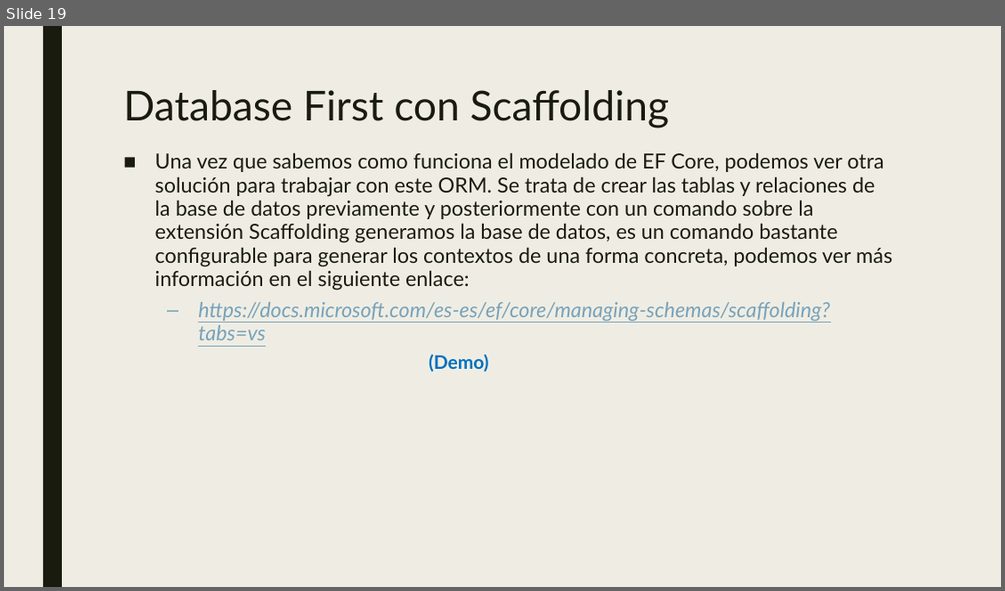
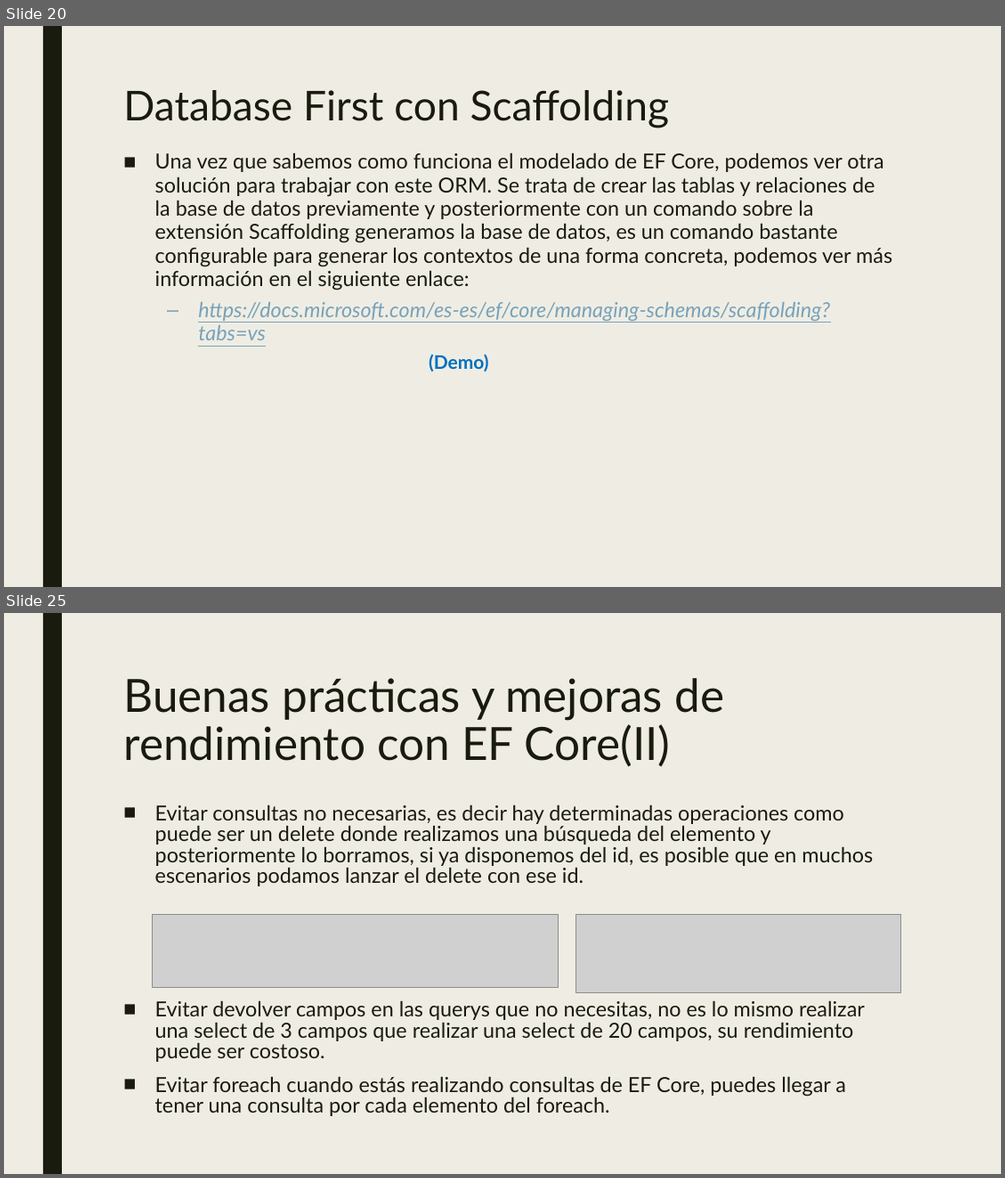
Before and after one commit to dadjh85/Demo5-Curso-.NetCore3.1, a slide deck: doc/Demo5- Curso .NET Core.pptx. Shown one above the other, each under a label of ours: slide 19 before the commit, slides 20 and 25 after it; the slides between them are not shown. The pictures are 1005x591 and 1005x1178 pixels, drawn with LibreOffice and Linux fonts; fonts in the diff are those of the drawing; grey boxes stand for pictures. Boxes give left, top, right and bottom in pixels: in the first picture for what was removed or moved away, otherwise in the second. Text is boxed around its words. In the diff, an @@ line names an element or a change of style, - is before the commit and + after.

```diff
--- a/doc/Demo5- Curso .NET Core.pptx
+++ b/doc/Demo5- Curso .NET Core.pptx
@@ slide 25 added at (4,613,1001,1174), background #EFEDE3; not listed: 1 template element that a slide beside it also shows @@
@@ title added at (123,678,724,767), 44 pt, text #191B0E @@
+Buenas prácticas y mejoras de rendimiento con EF Core(II)
@@ text added at (155,804,873,1116), 20 pt, text #191B0E @@
+■ Evitar consultas no necesarias, es decir hay determinadas operaciones como puede ser un delete donde realizamos una búsqueda del elemento y posteriormente lo borramos, si ya disponemos del id, es posible que en muchos escenarios podamos lanzar el delete con ese id.
+■ Evitar devolver campos en las querys que no necesitas, no es lo mismo realizar una select de 3 campos que realizar una select de 20 campos, su rendimiento puede ser costoso.
+■ Evitar foreach cuando estás realizando consultas de EF Core, puedes llegar a tener una consulta por cada elemento del foreach.
@@ picture added at (153,915,558,987) @@
@@ picture added at (576,915,901,993) @@
@@ what was slide 19 is now slide 20 @@
```
Also in this commit, not shown: 2 slides changed, 6 other slides added, 2 other files.
